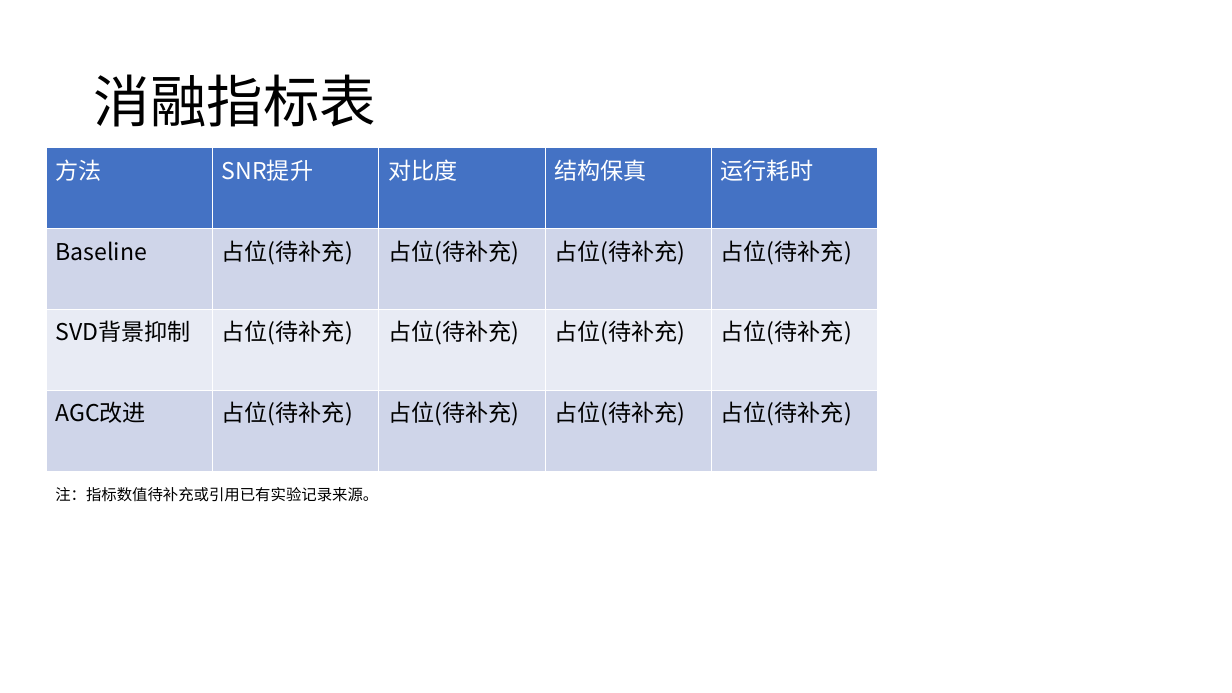
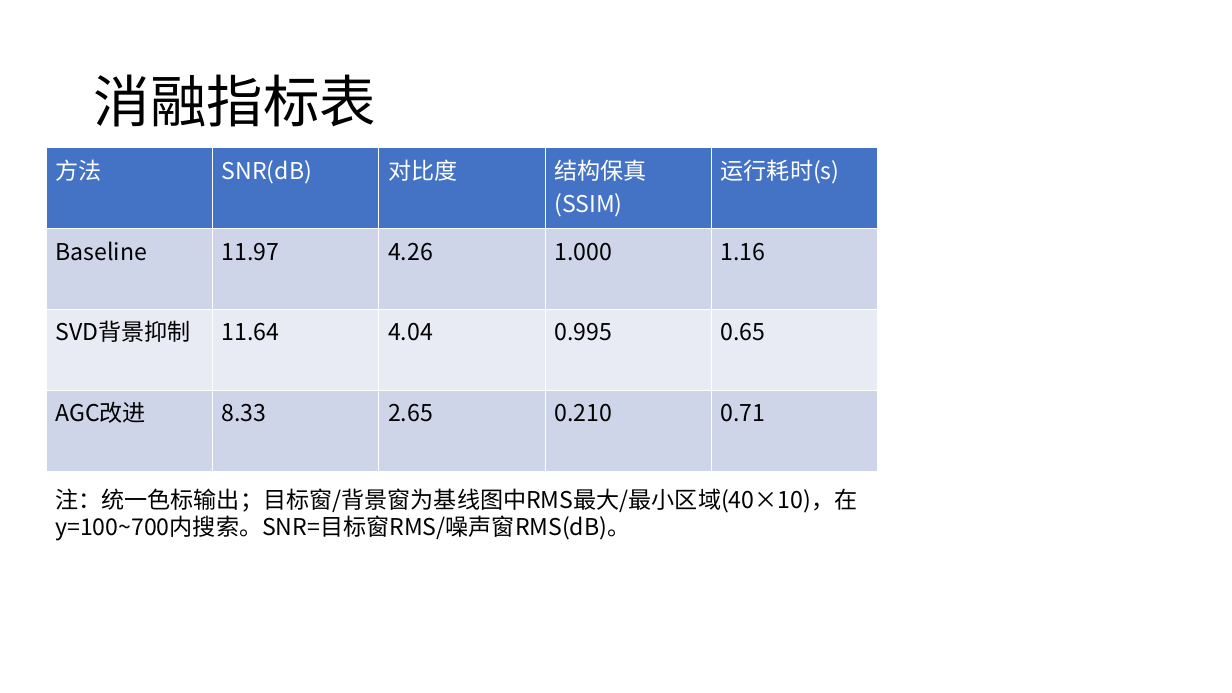
Before and after one commit to CYberkra/temp_repository, a slide deck: slide 9 of 探地雷达_背景抑制与AGC改进_汇报_2026-03-02.pptx. Drawn at 1232x693 pixels with LibreOffice and Linux fonts; fonts in the diff are those of the drawing. Boxes give left, top, right and bottom in pixels: in the first picture for what was removed or moved away, otherwise in the second. Text is boxed around its words. In the diff, an @@ line names an element or a change of style, - is before the commit and + after.

```diff
--- a/探地雷达_背景抑制与AGC改进_汇报_2026-03-02.pptx
+++ b/探地雷达_背景抑制与AGC改进_汇报_2026-03-02.pptx
@@ table at (46,148,878,471) @@
-row 1: 方法 | SNR提升 | 对比度 | 结构保真 | 运行耗时
+row 1: 方法 | SNR(dB) | 对比度 | 结构保真(SSIM) | 运行耗时(s)
-row 2: Baseline | 占位(待补充) | 占位(待补充) | 占位(待补充) | 占位(待补充)
+row 2: Baseline | 11.97 | 4.26 | 1.000 | 1.16
-row 3: SVD背景抑制 | 占位(待补充) | 占位(待补充) | 占位(待补充) | 占位(待补充)
+row 3: SVD背景抑制 | 11.64 | 4.04 | 0.995 | 0.65
-row 4: AGC改进 | 占位(待补充) | 占位(待补充) | 占位(待补充) | 占位(待补充)
+row 4: AGC改进 | 8.33 | 2.65 | 0.210 | 0.71
@@ text at (55,488,857,541): text changed; size 12 to 18 pt @@
-注：指标数值待补充或引用已有实验记录来源。
+注：统一色标输出；目标窗/背景窗为基线图中RMS最大/最小区域(40×10)，在y=100~700内搜索。SNR=目标窗RMS/噪声窗RMS(dB)。
```
Also in this commit, not shown: 1 other slide changed, 1 other file.
